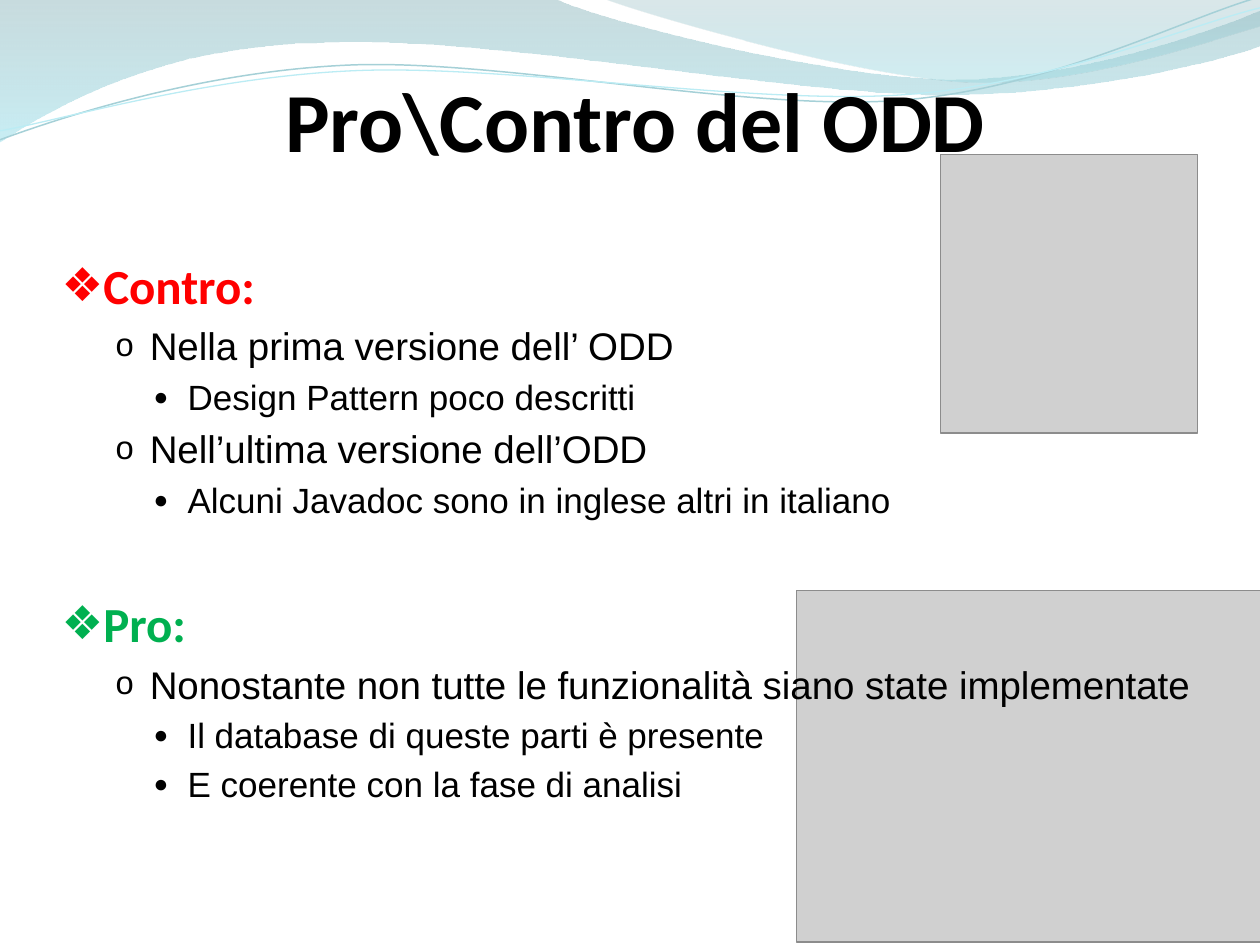
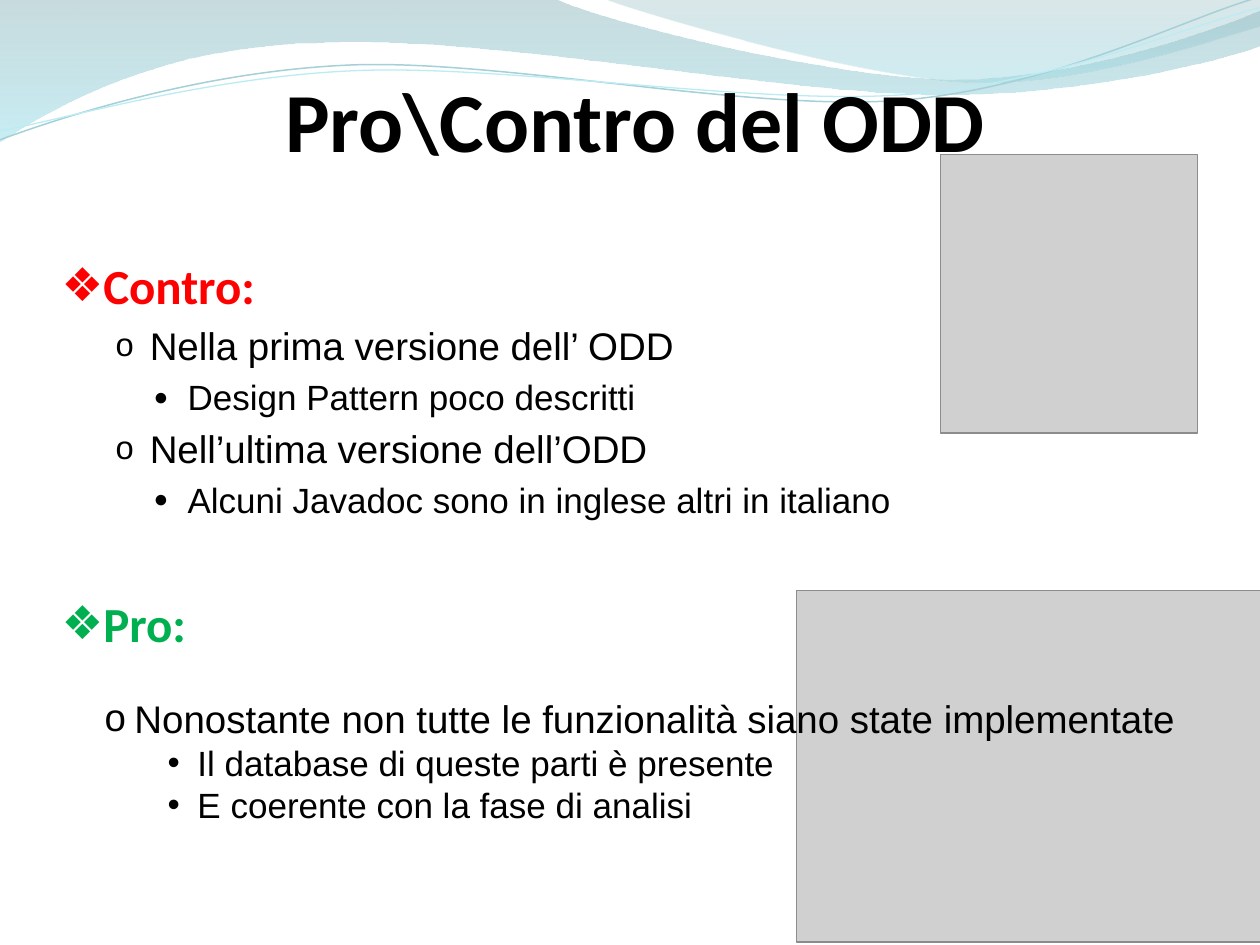
Before and after one commit to ammirate/at-silo, a slide deck: slide 29 of Presentazione/Atsilo3/Atsilo_H_PresentazioneFinale.pptx. Drawn at 1260x945 pixels with LibreOffice and Linux fonts; fonts in the diff are those of the drawing; grey boxes stand for pictures. Boxes give left, top, right and bottom in pixels: in the first picture for what was removed or moved away, otherwise in the second. Text is boxed around its words. In the diff, an @@ line names an element or a change of style, - is before the commit and + after.

```diff
--- a/Presentazione/Atsilo3/Atsilo_H_PresentazioneFinale.pptx
+++ b/Presentazione/Atsilo3/Atsilo_H_PresentazioneFinale.pptx
@@ text at <box>150,668,1190,798</box>: paragraphs removed @@
-  o Nonostante non tutte le funzionalità siano state implementate
-    ● Il database di queste parti è presente
-    ● E coerente con la fase di analisi
@@ text added at <box>134,703,1175,819</box>, 20 pt, text #000000 @@
+  o Nonostante non tutte le funzionalità siano state implementate
+    • Il database di queste parti è presente
+    • E coerente con la fase di analisi
```
Also in this commit, not shown: 5 other slides changed, 2 other files.
